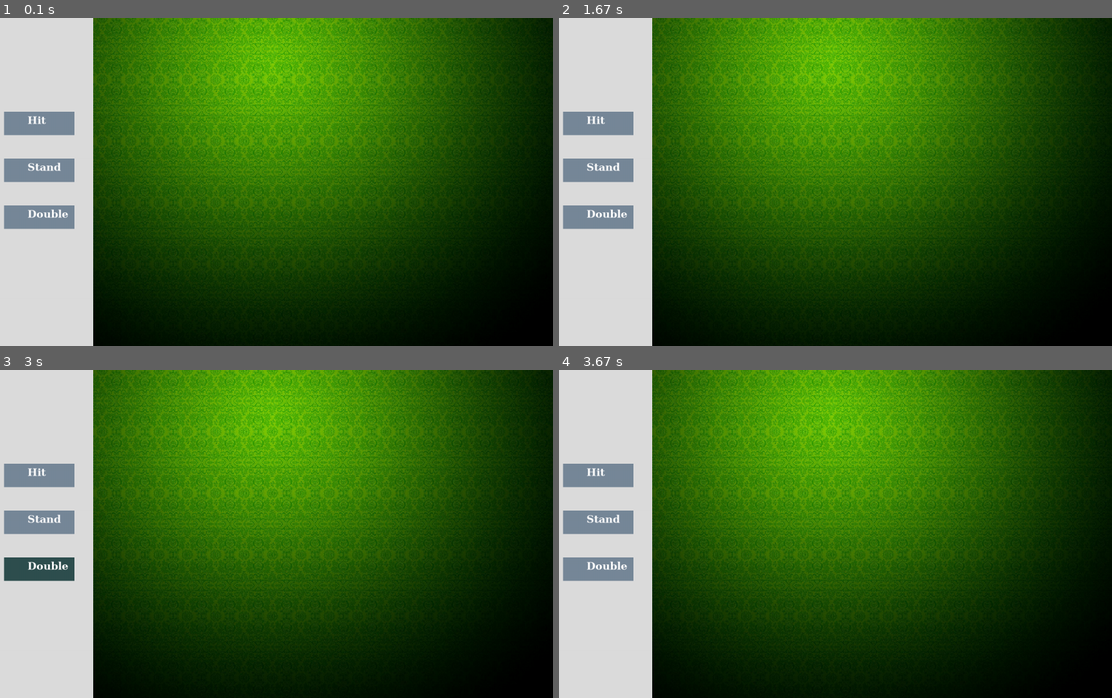
Above: before the commit, frames 1-4 (two rows, left to right).
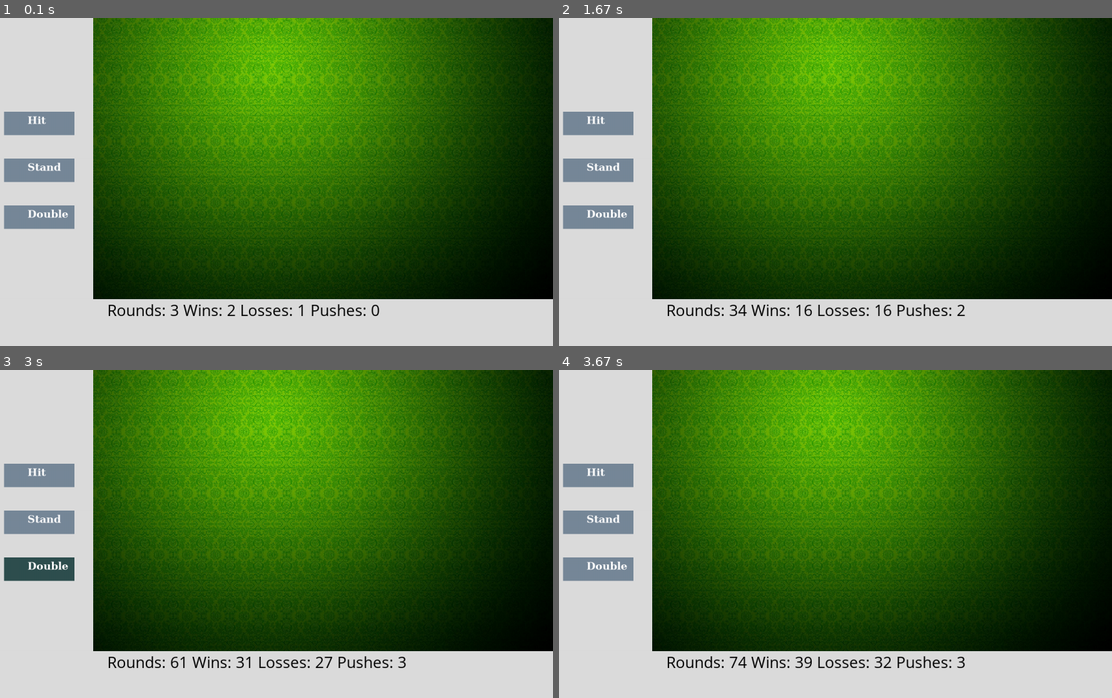
Above: after the commit, the same moments.

Repository: deograciasong/5001-Project
Game: pygame game, started from test.py
Same seed, same stepped clock (60 frames per second), same inputs: the game is played once before the commit and once after it.
Inputs (mouse positions are in pixels of both pictures, inside the frame that each line leads up to):
- Up to frame 1 (0.1 s): type "1 (at the terminal prompt)" at 0 s
- Up to frame 2 (1.67 s): click "Hit" at 0.38 s; click (835, 204) at 0.72 s; click "Stand" at 1.05 s; click (1034, 296) at 1.38 s
- Up to frame 3 (3 s): click (71, 524) at 1.72 s; click (243, 619) at 2.05 s; click "Double" at 2.88 s
- Up to frame 4 (3.67 s): click (979, 504) at 3.22 s

The runs differ from the first frame. In frame 1, 12% of the frame differs, in the area x 16-100%, y 85-100%; in frame 2, 12%; in frame 3, 12%; in frame 4, 12%.

Commit message:
scoreboard updated

Diff:
--- a/test.py
+++ b/test.py
@@ -15,8 +15,8 @@
 
 
 def buttons(msg, x, y, w, h, ic, ac):
-    font = pygame.font.SysFont('Georgia', 25, bold=True)
-    surf = font.render(msg, True, 'white')
+    font = pygame.font.SysFont("Georgia", 25, bold=True)
+    surf = font.render(msg, True, "white")
     button = pygame.Rect(x, y, w, h)
 
     for events in pygame.event.get():
@@ -24,14 +24,12 @@
             if button.collidepoint(events.pos):
                 return msg
     a, b = pygame.mouse.get_pos()
-    if button.x  <= a <= button.x + w and button.y <= b <= button.y + h:
+    if button.x <= a <= button.x + w and button.y <= b <= button.y + h:
         pygame.draw.rect(gameDisplay, ac, button)
     else:
         pygame.draw.rect(gameDisplay, ic, button)
     gameDisplay.blit(surf, (button.x + 50, button.y + 5))
     pygame.display.update()
-
-
 
 
 def player_action(player, shoe, bet):
@@ -49,12 +47,12 @@
             player.calc_value()
             if player.get_value() > 21:
                 run = False
-            print('success')
+            print("success")
 
         stand = buttons("Stand", 30, 300, 150, 50, light_slat, dark_slat)
         if stand == "Stand":
             run = False
-            print('stand')
+            print("stand")
 
         double = buttons("Double", 30, 400, 150, 50, light_slat, dark_slat)
         if double == "Double":
@@ -67,8 +65,6 @@
             if event.type == pygame.QUIT:
                 run = False
         return bet
-
-
 
 
 def main():
@@ -88,8 +84,7 @@
     rounds = 0
 
     # initialize bankroll
-    bank = int(input("How much money are you willing to lose?"
-                     "(gamble responsibly!)"))
+    bank = int(input("How much money are you willing to lose?" "(gamble responsibly!)"))
 
     screen = pygame.display.set_mode([display_width, display_height])
     pygame.display.set_caption("Pygame Blackjack!")
@@ -148,18 +143,27 @@
             pushes += 1
             rounds += 1
         # update statistics and visualize
+        gameDisplay.fill(
+            grey, pygame.Rect(200, 600, display_width, display_height)
+        )  # Clear a specific area of the display
+        statistics_text = textfont.render(
+            f"Rounds: {rounds} Wins: {wins} Losses: {losses} Pushes: {pushes}",
+            True,
+            black,
+        )
+        gameDisplay.blit(statistics_text, (250, 600))
 
-        for event in pygame.event.get():
+        """for event in pygame.event.get():
             if event.type == pygame.QUIT:
                 run = False
             button("Deal", 30, 100, 150, 50, light_slat, dark_slat)
             button("Hit", 30, 200, 150, 50, light_slat, dark_slat)
             button("Stand", 30, 300, 150, 50, light_slat, dark_slat)
             button("Double", 30, 400, 150, 50, light_slat, dark_slat)
-             # button("EXIT", 30, 600, 150, 50, red, dark_red)
+            # button("EXIT", 30, 600, 150, 50, red, dark_red)
 
             pygame.display.flip()
-    pygame.quit()
+    pygame.quit()"""
 
 
 if __name__ == "__main__":
